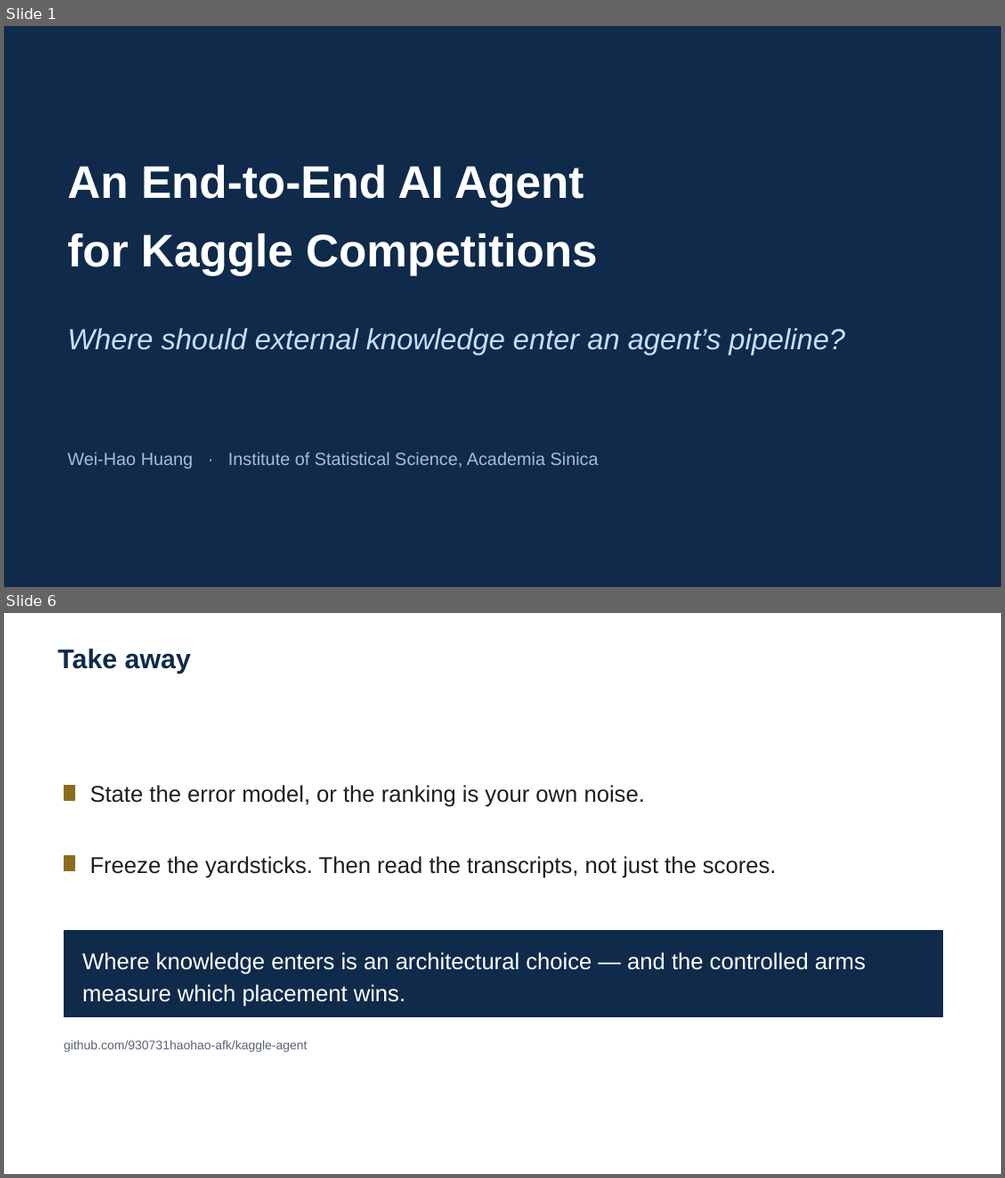
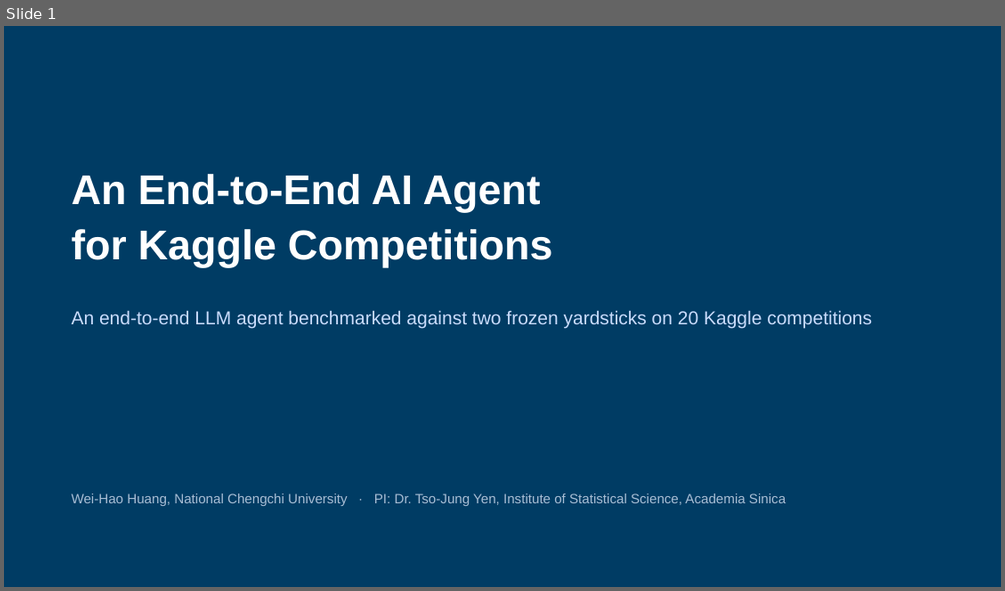
Before and after one commit to 930731haohao-afk/kaggle-agent, a slide deck: docs/presentation/slides_4min.pptx. Shown one above the other, each under a label of ours: slides 1 and 6 before the commit, slide 1 after it; the slides between them are not shown. The pictures are 1005x1178 and 1005x591 pixels, drawn with LibreOffice and Linux fonts; fonts in the diff are those of the drawing. Boxes give left, top, right and bottom in pixels: in the first picture for what was removed or moved away, otherwise in the second. Text is boxed around its words. In the diff, an @@ line names an element or a change of style, - is before the commit and + after.

```diff
--- a/docs/presentation/slides_4min.pptx
+++ b/docs/presentation/slides_4min.pptx
@@ slide 6 removed at bbox=[4, 613, 1001, 1174], background #FFFFFF @@
@@ text removed at bbox=[57, 649, 191, 674] @@
-Take away
@@ rectangle removed at bbox=[64, 785, 75, 800] @@
@@ text removed at bbox=[90, 785, 645, 807] @@
-State the error model, or the ranking is your own noise.
@@ rectangle removed at bbox=[64, 856, 75, 871] @@
@@ text removed at bbox=[90, 856, 777, 878] @@
-Freeze the yardsticks. Then read the transcripts, not just the scores.
@@ rectangle removed at bbox=[64, 931, 942, 1017] @@
@@ text removed at bbox=[82, 952, 866, 1006] @@
-Where knowledge enters is an architectural choice — and the controlled arms measure which placement wins.
@@ text removed at bbox=[64, 1040, 307, 1052] @@
-github.com/930731haohao-afk/kaggle-agent
@@ slide 1 changed as well @@
@@ background #0F2A4A to #003C64 @@
@@ text "An End-to-End AI Agent": place and size @@
-text "An End-to-End AI Agent" at bbox=[67, 164, 598, 275]
+text "An End-to-End AI Agent" at bbox=[72, 174, 553, 267]
@@ text "An End-to-End AI Agent" at bbox=[72, 174, 553, 267]: size 44 to 40 pt; line spacing 1.25 to 1.1 @@
@@ text at bbox=[72, 310, 872, 329]: text changed; size 28 to 18 pt; italic off @@
-Where should external knowledge enter an agent’s pipeline?
+An end-to-end LLM agent benchmarked against two frozen yardsticks on 20 Kaggle competitions
@@ text at bbox=[72, 493, 785, 506]: text changed; size 17 to 13 pt @@
-Wei-Hao Huang · Institute of Statistical Science, Academia Sinica
+Wei-Hao Huang, National Chengchi University · PI: Dr. Tso-Jung Yen, Institute of Statistical Science, Academia Sinica
```
Also in this commit, not shown: 5 slides added, 4 other slides removed, 10 other files.
